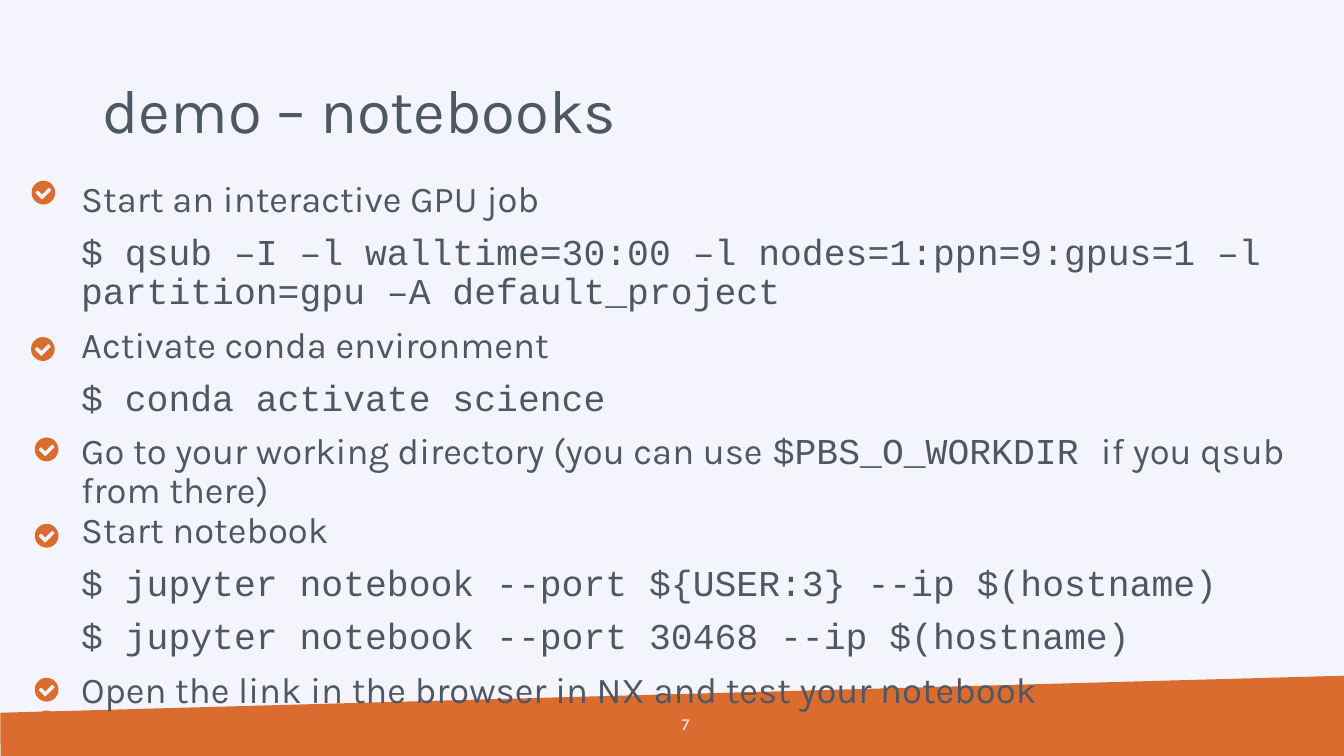
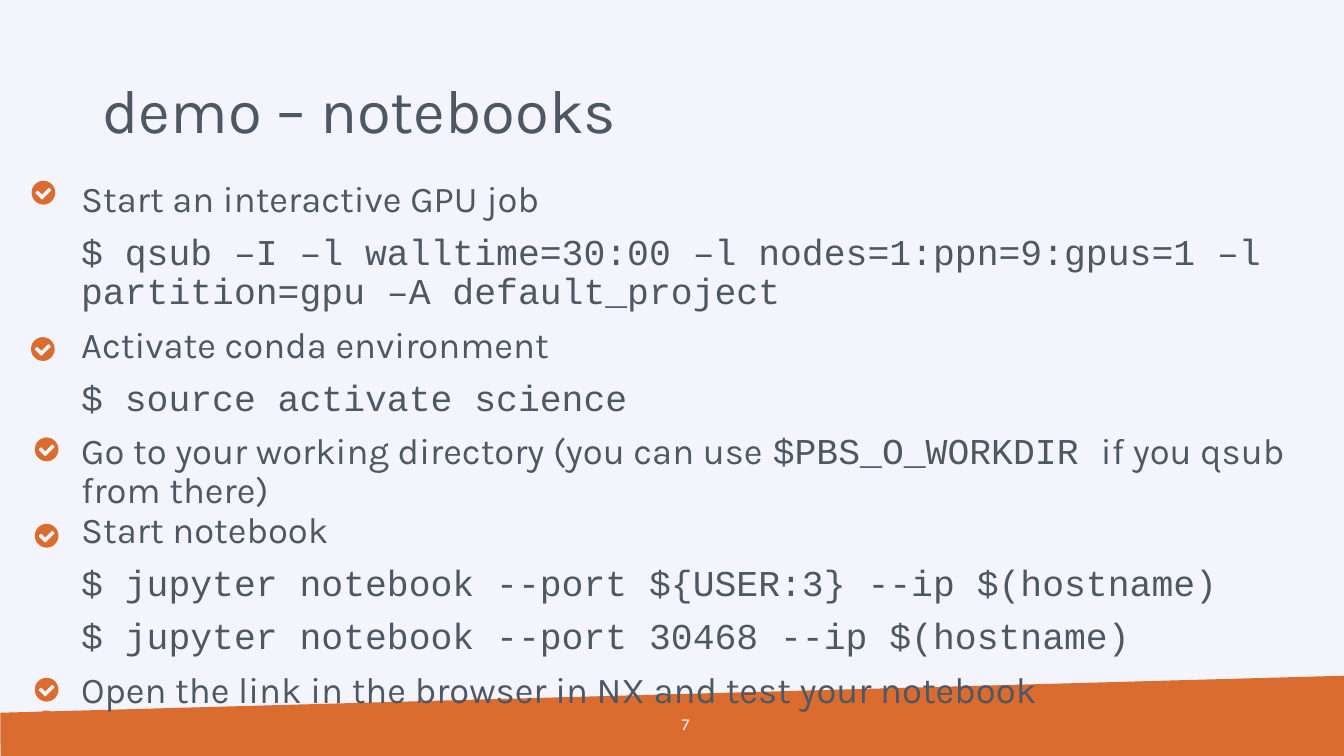
Before and after one commit to hpcleuven/HPC-intro, a slide deck: slide 7 of VSCintro-demo.pptx. Drawn at 1344x756 pixels with LibreOffice and Linux fonts; fonts in the diff are those of the drawing; background and template pictures are left out. Boxes give left, top, right and bottom in pixels: in the first picture for what was removed or moved away, otherwise in the second. Text is boxed around its words. In the diff, an @@ line names an element or a change of style, - is before the commit and + after.

```diff
--- a/VSCintro-demo.pptx
+++ b/VSCintro-demo.pptx
@@ text at [125, 385, 627, 412]: text changed @@
-$ conda activate science
+$ source activate science
```
